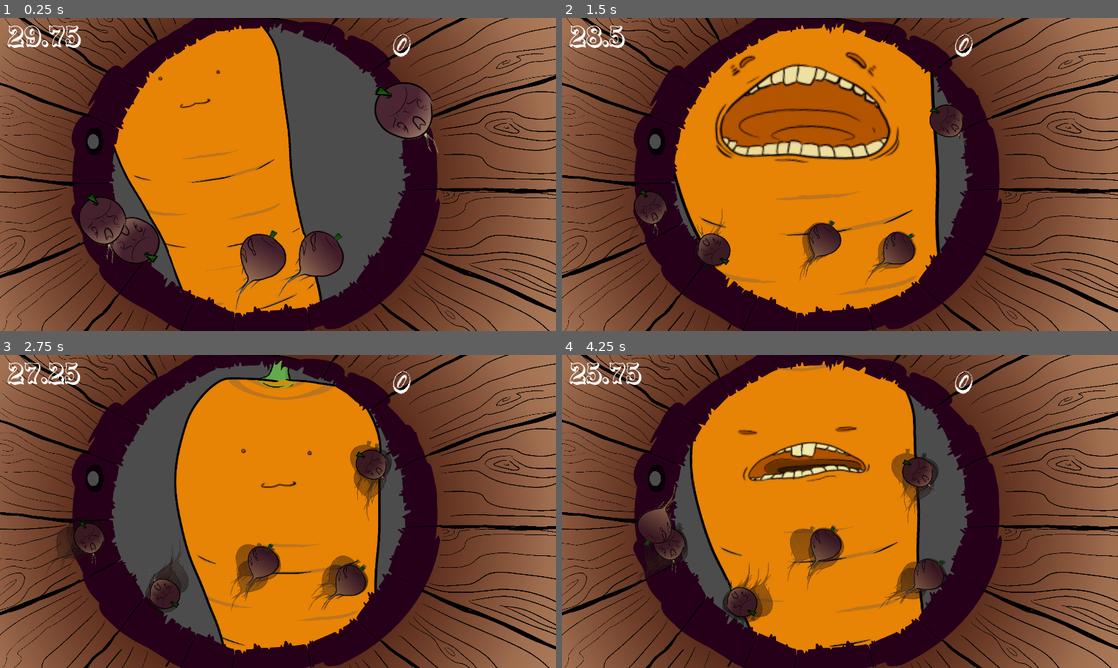
Above: before the commit, frames 1-4 (two rows, left to right).
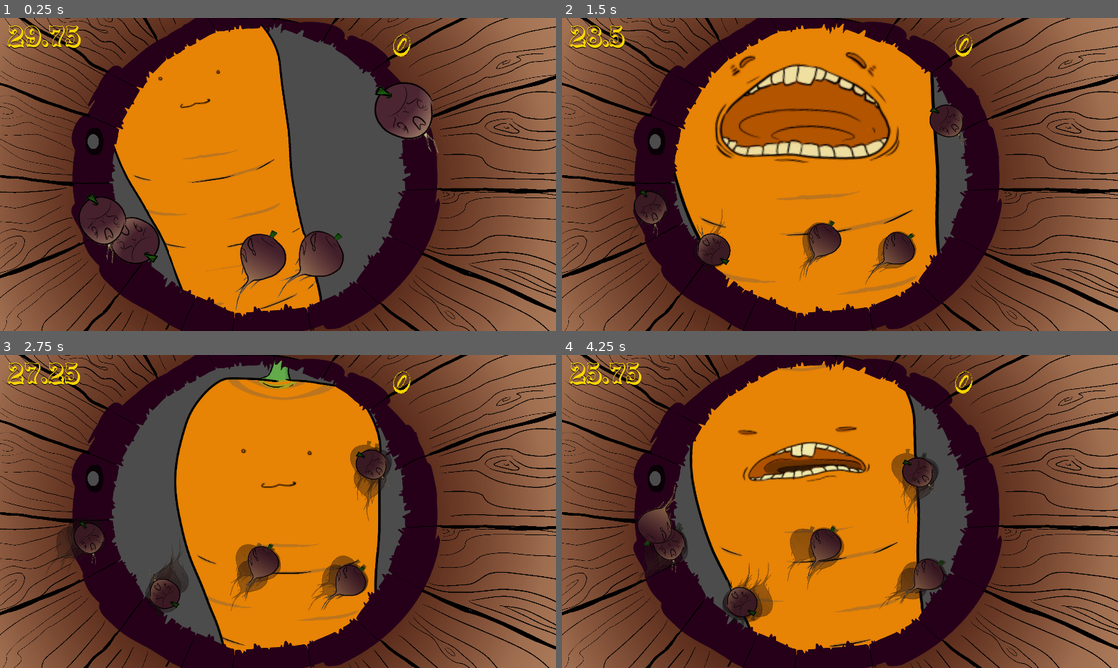
Above: after the commit, the same moments.

Repository: Nopey/carnival
Game: Godot game, scene res://Claw/Game.tscn
Same seed, same stepped clock (60 frames per second), same inputs: the game is played once before the commit and once after it.
Inputs (mouse positions are in pixels of both pictures, inside the frame that each line leads up to):
- Up to frame 1 (0.25 s): no input
- Up to frame 2 (1.5 s): tap Enter (ui_accept) at 0.5, 0.77 s; move the mouse to (962, 158) at 0.52 s; hold Right (ui_right) 0.53-1.28 s; click (962, 158) at 0.67 s; move the mouse to (728, 190) at 1.27 s; hold Down (ui_down) from 1.28 s (still down)
- Up to frame 3 (2.75 s): tap Enter (ui_accept) at 1.52 s; move the mouse to (333, 442) at 2.02 s; release Down (ui_down) at 2.03 s; hold Right (ui_right) from 2.03 s (still down)
- Up to frame 4 (4.25 s): move the mouse to (812, 574) at 2.77 s; release Right (ui_right) at 2.78 s; hold Up (ui_up) 2.78-3.53 s; click (812, 574) at 2.92 s; tap Enter (ui_accept) at 3.02, 3.77 s; move the mouse to (1006, 558) at 3.52 s; hold Left (ui_left) from 3.53 s (still down)

The runs differ from the first frame. In frame 1, 0.6% of the frame differs, in the area x 1-74%, y 2-13%; in frame 2, 0.5%; in frame 3, 0.6%; in frame 4, 0.6%.

Commit message:
better in game font

Diff:
--- a/Claw/Game.tscn
+++ b/Claw/Game.tscn
@@ -47,6 +47,8 @@
 grow_horizontal = 2
 rect_rotation = 30.0
 theme = ExtResource( 3 )
+custom_colors/font_color = Color( 1, 0.843137, 0, 1 )
+custom_colors/font_color_shadow = Color( 0, 0, 0, 1 )
 text = "0"
 align = 1
 script = ExtResource( 11 )
@@ -58,6 +60,8 @@
 margin_bottom = -285.0
 rect_pivot_offset = Vector2( 0.5, 0 )
 theme = ExtResource( 3 )
+custom_colors/font_color = Color( 1, 0.843137, 0, 1 )
+custom_colors/font_color_shadow = Color( 0, 0, 0, 1 )
 text = "60"
 script = ExtResource( 6 )
 
@@ -67,6 +71,8 @@
 margin_right = 856.0
 margin_bottom = -271.0
 theme = ExtResource( 3 )
+custom_colors/font_color = Color( 1, 0.843137, 0, 1 )
+custom_colors/font_color_shadow = Color( 0, 0, 0, 1 )
 text = "The Game Is Now Over, Yes"
 align = 1
 
@@ -76,6 +82,8 @@
 margin_right = 859.0
 margin_bottom = -153.0
 theme = ExtResource( 3 )
+custom_colors/font_color = Color( 1, 0.843137, 0, 1 )
+custom_colors/font_color_shadow = Color( 0, 0, 0, 1 )
 text = "Your Score is %s"
 align = 1
 
@@ -85,6 +93,8 @@
 margin_right = 706.0
 margin_bottom = 291.0
 theme = ExtResource( 3 )
+custom_colors/font_color = Color( 1, 0.843137, 0, 1 )
+custom_colors/font_color_shadow = Color( 0, 0, 0, 1 )
 text = "You devoured, %s of your kin and %s pound(s) of garbage, you monster."
 align = 1
 autowrap = true
--- a/Claw/fonts/carnival.tres
+++ b/Claw/fonts/carnival.tres
@@ -8,3 +8,4 @@
 
 [resource]
 default_font = SubResource( 1 )
+/colors/default = Color( 0, 0, 0, 1 )
